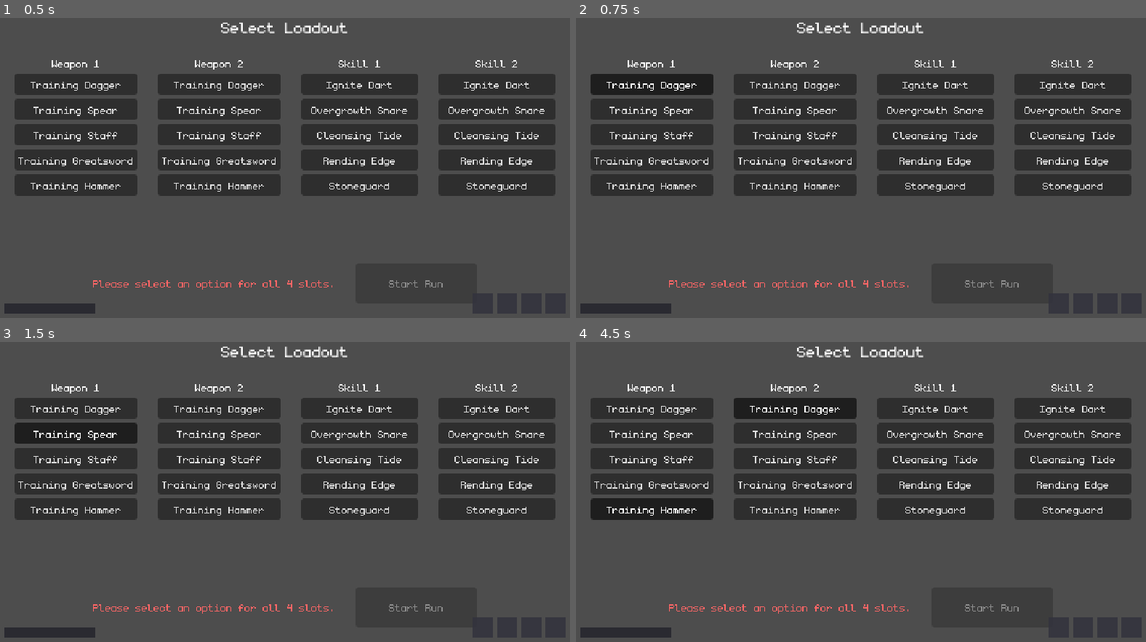
Above: before the commit, frames 1-4 (two rows, left to right).
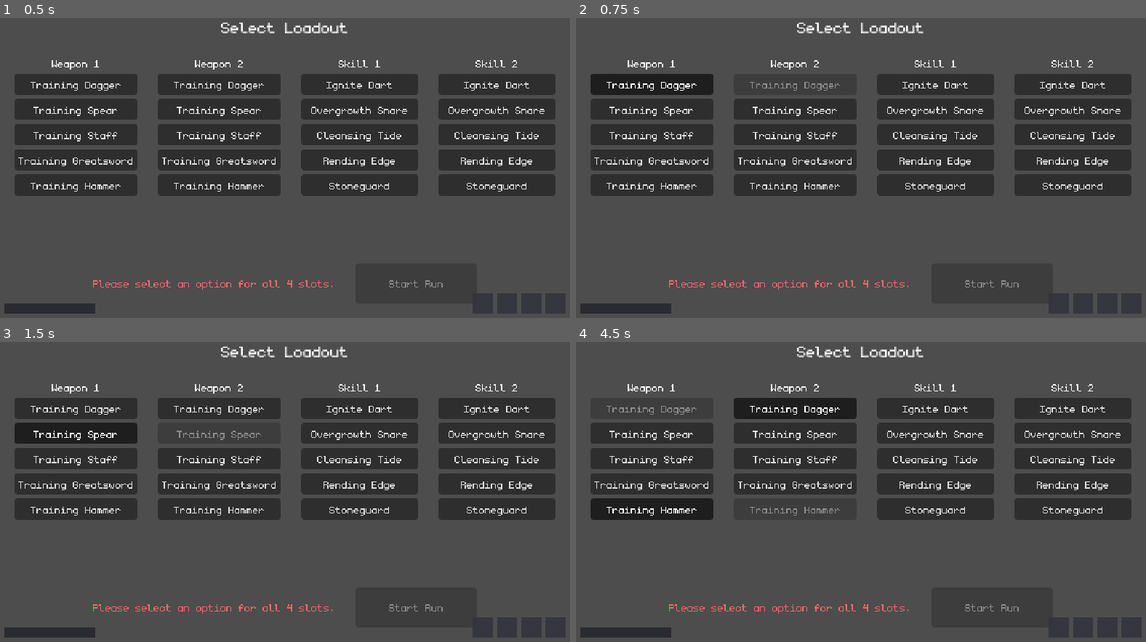
Above: after the commit, the same moments.

Repository: dry700/Elemental-Combat
Game: Godot game, scene res://scenes/ui/loadout_select.tscn
Same seed, same stepped clock (60 frames per second), same inputs: the game is played once before the commit and once after it. This scene is started directly instead of the project's main scene.
Inputs:
- Up to frame 1 (0.5 s): no input
- Up to frame 2 (0.75 s): click "Training Dagger" at 0.5 s
- Up to frame 3 (1.5 s): click "Training Spear" at 1.25 s
- Up to frame 4 (4.5 s): click "Training Staff" at 2 s; click "Training Greatsword" at 2.75 s; click "Training Hammer" at 3.5 s; click "Training Dagger" at 4.25 s

Frame 1 is identical in both runs. In frame 2, 0.1% of the frame differs, in the area x 30-47%, y 21-25%; in frame 3, 0.1%; in frame 4, 0.2%, in the area x 5-47%, y 21-58%.

Commit message:
Disable duplicate equipment options in loadout select

Diff:
--- a/scripts/ui/loadout_select.gd
+++ b/scripts/ui/loadout_select.gd
@@ -69,6 +69,7 @@
 
 		btn.text = res_name
 		btn.toggle_mode = true
+		btn.set_meta("path", path)
 		btn.pressed.connect(func():
 			# Untoggle other buttons in the same column
 			for child in vbox.get_children():
@@ -86,6 +87,11 @@
 	var ready_to_start := true
 	var error_msg := ""
 
+	_update_column_disabled(weapon_1_vbox, _selected_weapon_2)
+	_update_column_disabled(weapon_2_vbox, _selected_weapon_1)
+	_update_column_disabled(skill_1_vbox, _selected_skill_2)
+	_update_column_disabled(skill_2_vbox, _selected_skill_1)
+
 	if _selected_weapon_1 == "" or _selected_weapon_2 == "" or _selected_skill_1 == "" or _selected_skill_2 == "":
 		ready_to_start = false
 		error_msg = "Please select an option for all 4 slots."
@@ -99,6 +105,12 @@
 	start_button.disabled = not ready_to_start
 	error_label.text = error_msg
 
+func _update_column_disabled(vbox: VBoxContainer, selected_in_other: String) -> void:
+	for child in vbox.get_children():
+		if child is Button and child.has_meta("path"):
+			var path = child.get_meta("path")
+			child.disabled = (path == selected_in_other and selected_in_other != "")
+
 
 func _on_start_pressed() -> void:
 	RunManager.pending_weapon_path = _selected_weapon_1
